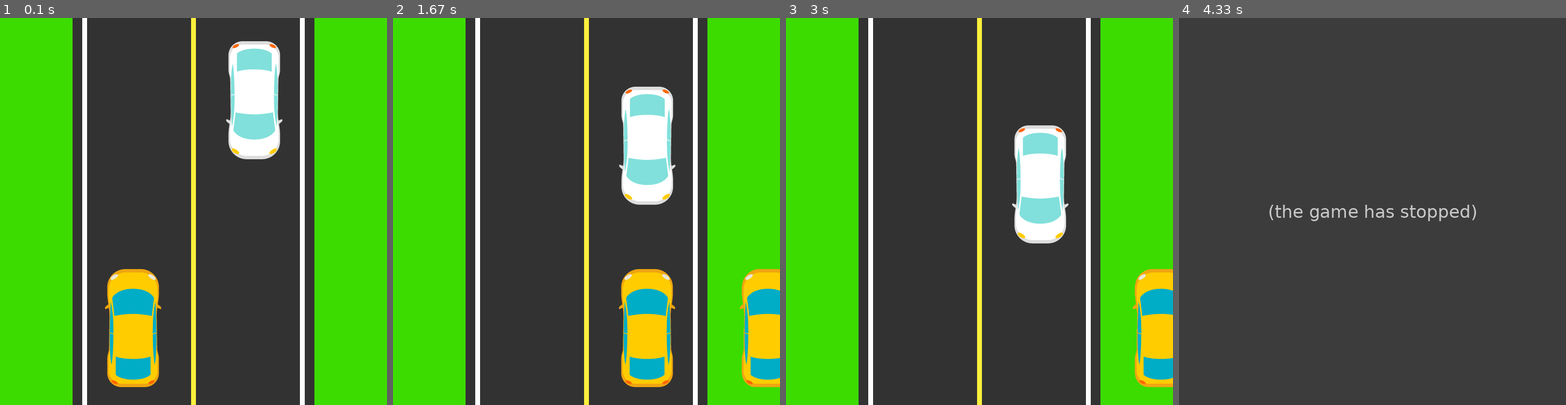
Above: before the commit, frames 1-4 (left to right).
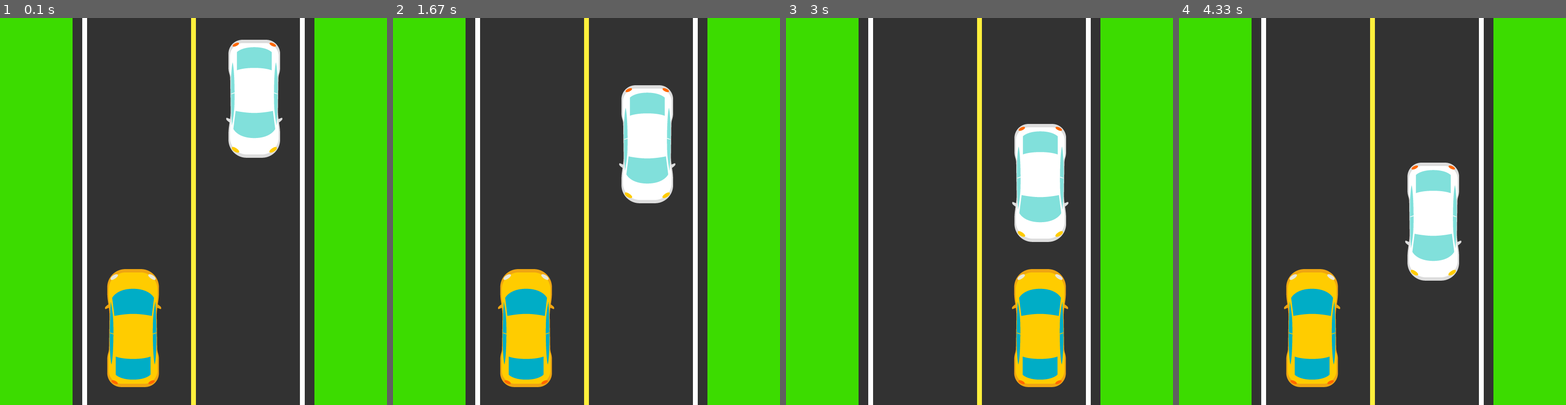
Above: after the commit, the same moments.

Repository: Inc21/car-racing-pygame
Game: pygame game, started from car_racing_game.py
The game is run twice, just before and just after one commit, with the same random seed, the same clock (stepped at 60 frames per second) and the same inputs.
Inputs:
- Up to frame 1 (0.1 s): no input
- Up to frame 2 (1.67 s): hold Right 0.33-0.8 s; hold Right 0.83-1.3 s; hold Left from 1.33 s (still down)
- Up to frame 3 (3 s): release Left at 1.87 s; hold Right 2.33-2.97 s
- Up to frame 4 (4.33 s): hold Left 3-3.47 s

The runs differ from the first frame. In frame 1, 0.5% of the frame differs, in the area x 58-73%, y 5-37%; in frame 2, 11%; in frame 3, 7.2%; in frame 4, 49%, in the area x 0-100%, y 0-100%.
Before the commit the program exited at 3.77 s; later frames show no game.

Commit message:
limit car to change lanes only

Diff:
--- a/car_racing_game.py
+++ b/car_racing_game.py
@@ -3,6 +3,7 @@
 import random
 
 size = width, height = (800, 800)
+clock = pygame.time.Clock()
 road_w = int(width/1.6)
 roadmark_w = int(width/80)
 right_lane = width/2 + road_w/4
@@ -65,8 +66,8 @@
 # game loop
 while running:
     counter += 1
-    if counter == 5000:
-        speed += 0.15
+    if counter == 1024:
+        speed += 1
         counter = 0
         print("Level up! Speed increased to", speed)
     # animate enemy car
@@ -86,9 +87,11 @@
         if event.type == QUIT:
             running = False
         if event.type == KEYDOWN:
-            if event.key in [K_LEFT, K_a]:
+            if event.key in [K_LEFT, K_a] and car_loc[0] == 400:
+                print(car_loc[0])
                 car_loc = car_loc.move([-int(road_w/2), 0])
-            if event.key in [K_RIGHT, K_d]:
+            if event.key in [K_RIGHT, K_d] and car_loc[0] == 150:
+                print(car_loc[0])
                 car_loc = car_loc.move([+int(road_w/2), 0])
 
     # draw the road
@@ -120,4 +123,7 @@
     screen.blit(car2, car2_loc)
     pygame.display.update()
 
+    # limits FPS to 60
+    clock.tick(60)
+
 pygame.quit()
